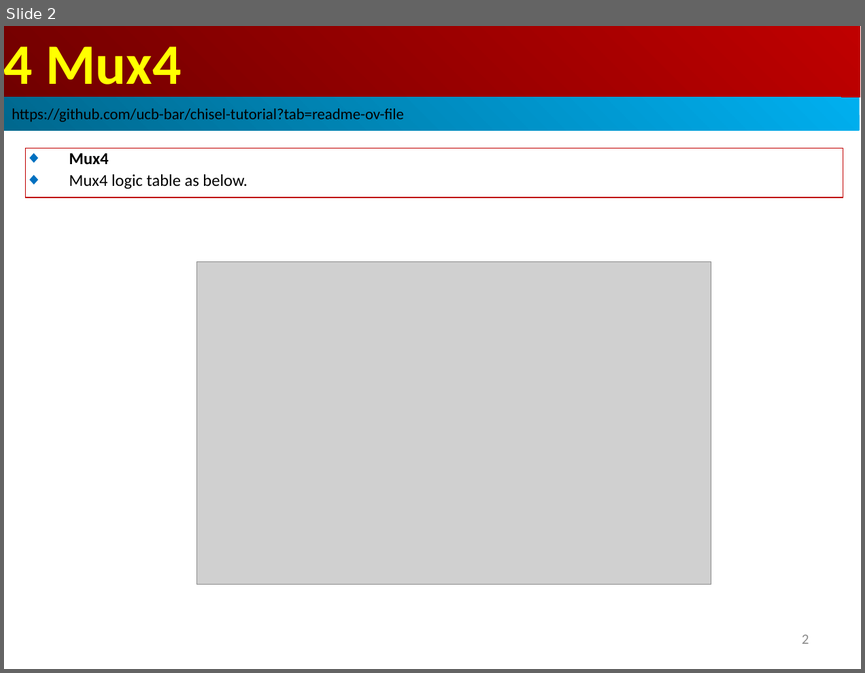
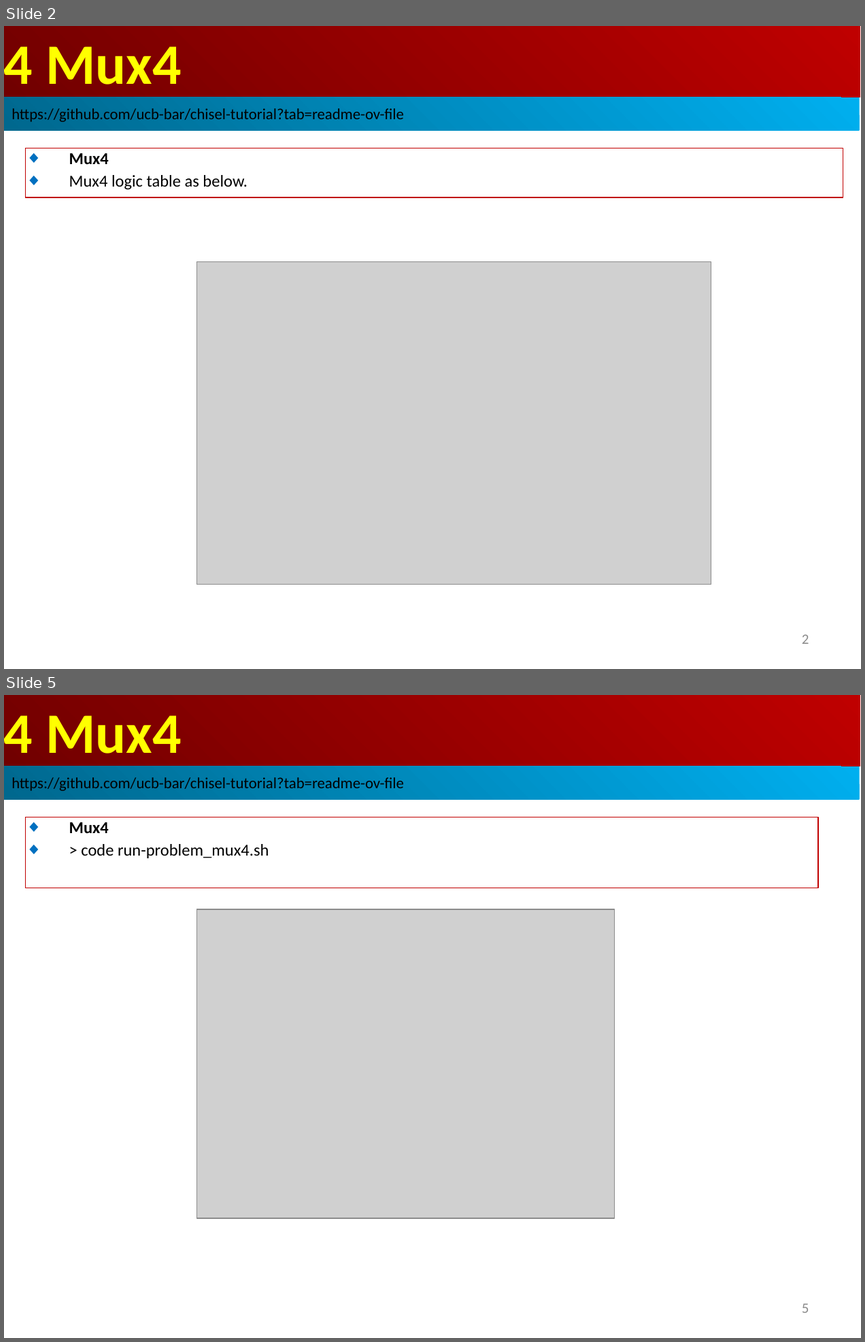
Before and after one commit to peterhchen/AIU_CS800_Chisel, a slide deck: 600_UCB_Chisel/004_Mux4/000_Video/004_Mux4.ppt. Shown one above the other, each under a label of ours: slide 2 before the commit, slides 2 and 5 after it; the slides between them are not shown. The pictures are 865x673 and 865x1342 pixels, drawn with LibreOffice and Linux fonts; fonts in the diff are those of the drawing; grey boxes stand for pictures. Boxes give left, top, right and bottom in pixels: in the first picture for what was removed or moved away, otherwise in the second. Text is boxed around its words. In the diff, an @@ line names an element or a change of style, - is before the commit and + after.

```diff
--- a/600_UCB_Chisel/004_Mux4/000_Video/004_Mux4.ppt
+++ b/600_UCB_Chisel/004_Mux4/000_Video/004_Mux4.ppt
@@ slide 5 added at (4, 695, 861, 1338), background #FFFFFF @@
@@ rectangle added at (4, 695, 860, 766), fill gradient #BF0000 to #710000, 48 pt, text #FFFF00, bold @@
+4 Mux4
@@ rectangle added at (4, 766, 859, 800), fill gradient #00AFEF to #00688E, 13 pt, text #000000 @@
+https://github.com/ucb-bar/chisel-tutorial?tab=readme-ov-file
@@ rectangle added at (26, 817, 818, 888), outline #C00000 0.74 pt, 14 pt, text #000000 @@
+◆ Mux4
+◆ > code run-problem_mux4.sh
@@ picture added at (197, 909, 615, 1218) @@
@@ page number added at (802, 1303, 809, 1312), 12 pt, text #8B8B8B @@
+5
```
Also in this commit, not shown: 7 other slides added.
